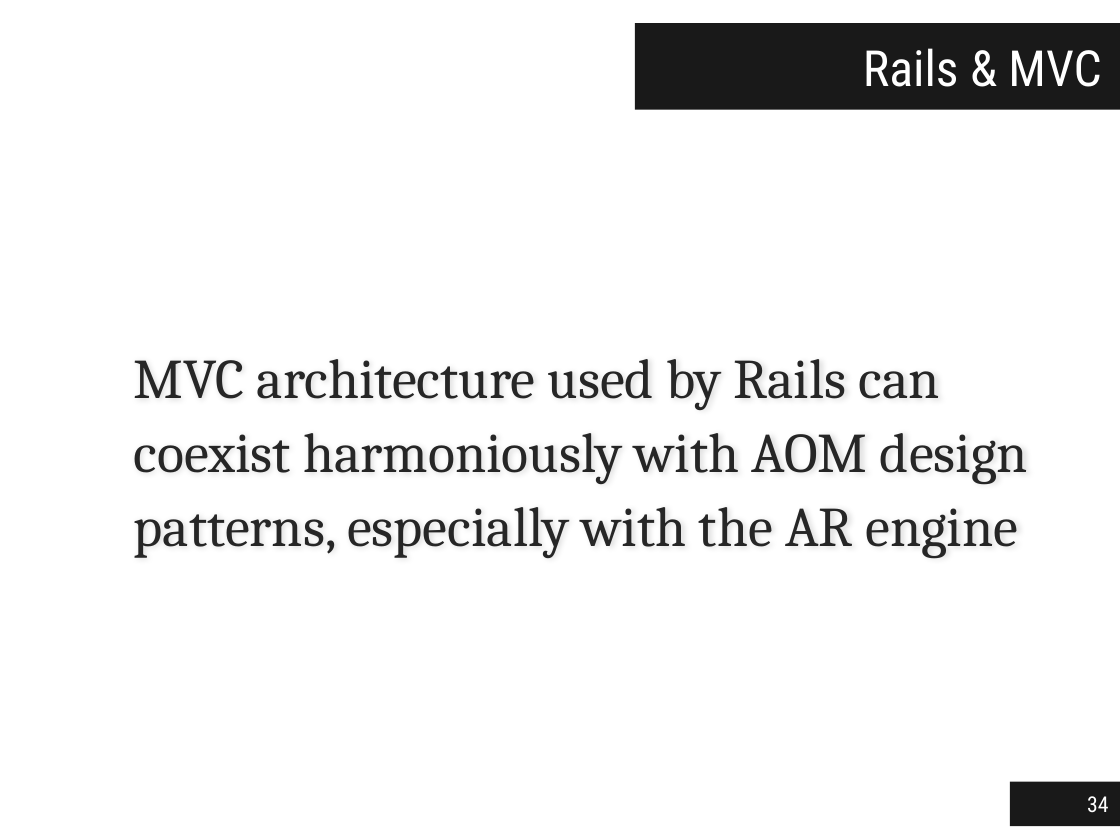
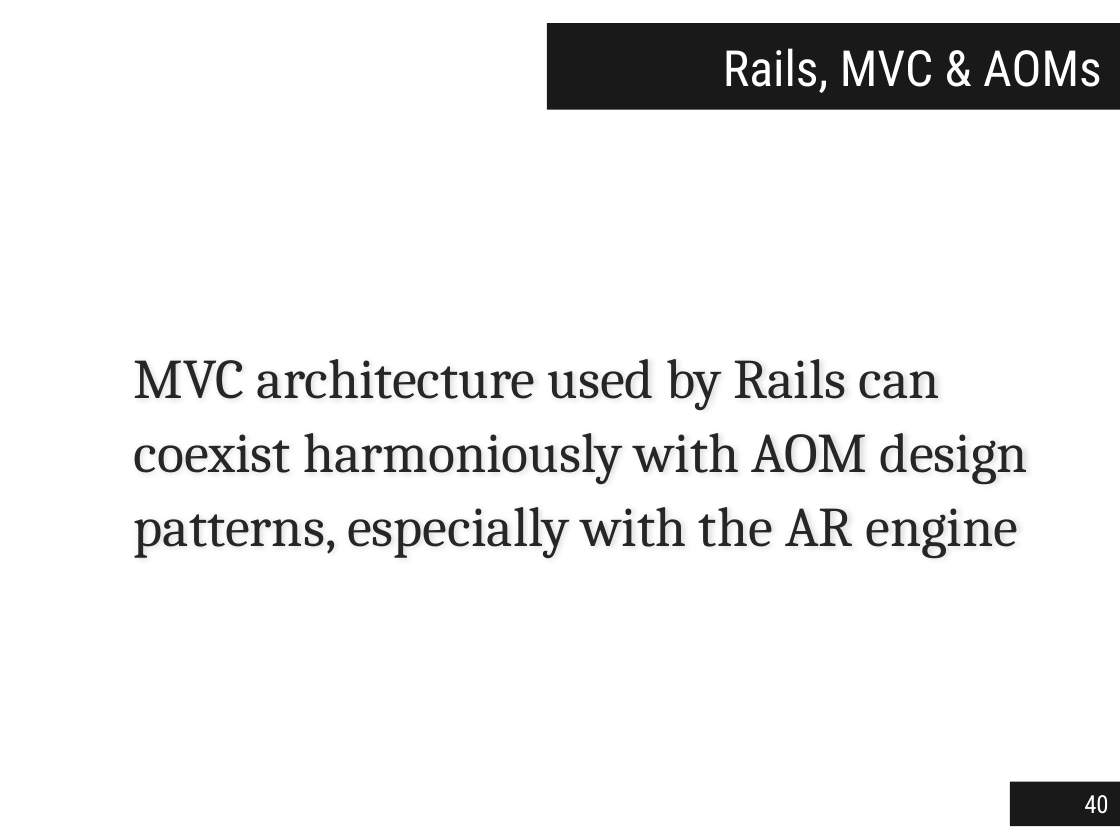
Before and after one commit to jgradim/thesis, a slide deck: slide 40 of presentations/jgradim-presentation.pptx (slide 34 before the commit). Drawn at 1120x840 pixels with LibreOffice and Linux fonts; fonts in the diff are those of the drawing. Boxes give left, top, right and bottom in pixels: in the first picture for what was removed or moved away, otherwise in the second. Text is boxed around its words. In the diff, an @@ line names an element or a change of style, - is before the commit and + after.

```diff
--- a/presentations/jgradim-presentation.pptx
+++ b/presentations/jgradim-presentation.pptx
@@ title "Rails, MVC & AOMs": place and size @@
-title "Rails, MVC & AOMs" at (635,24,1120,110)
+title "Rails, MVC & AOMs" at (547,24,1120,110)
@@ title at (723,48,1102,93): text changed @@
-Rails & MVC
+Rails, MVC & AOMs
@@ page number at (1084,795,1108,814): text changed; size 14 to 16 pt @@
-34
+40
```
Also in this commit, not shown: 31 other slides changed, 7 slides added.
